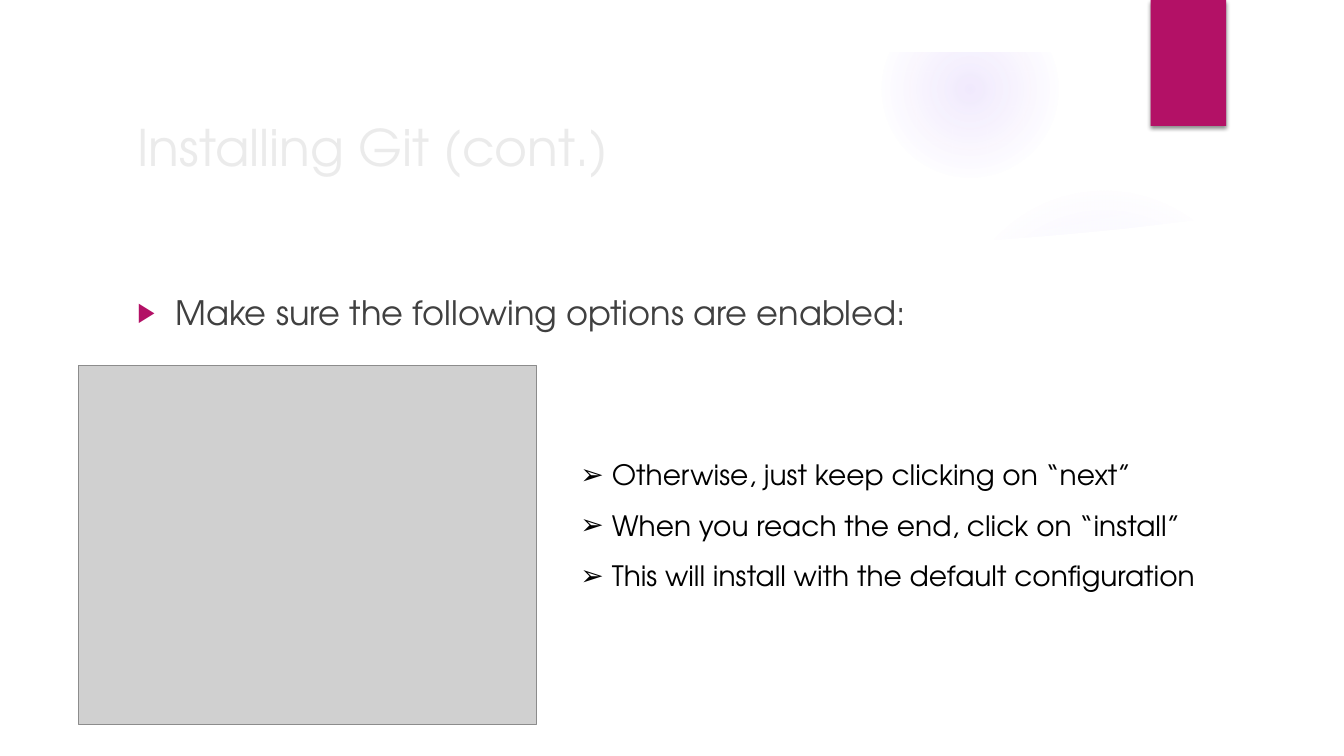
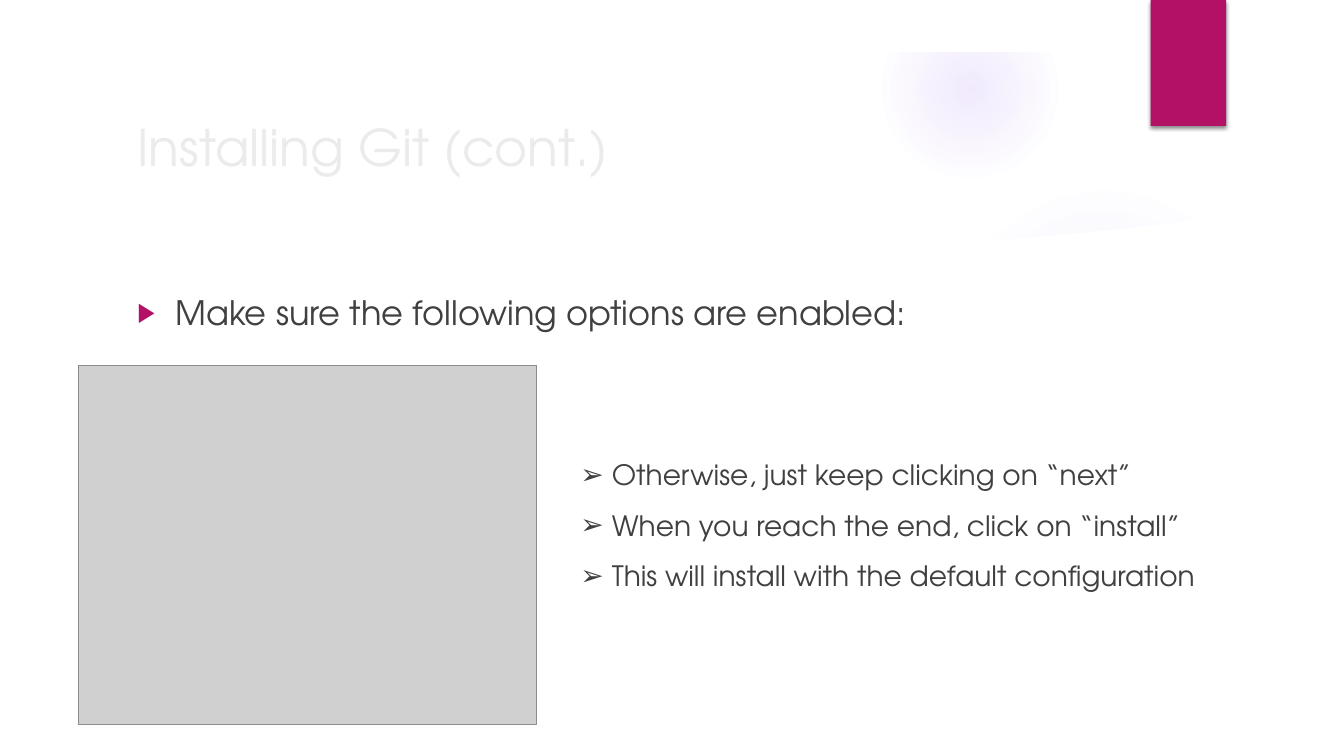
Before and after one commit to jmartineau1993/Intro-to-Python, a slide deck: slide 12 of PPTs/Week1.pptx (slide 11 before the commit). Drawn at 1344x756 pixels with LibreOffice and Linux fonts; fonts in the diff are those of the drawing; grey boxes stand for pictures; background and template pictures are left out. Boxes give left, top, right and bottom in pixels: in the first picture for what was removed or moved away, otherwise in the second. Text is boxed around its words. In the diff, an @@ line names an element or a change of style, - is before the commit and + after.

```diff
--- a/PPTs/Week1.pptx
+++ b/PPTs/Week1.pptx
@@ text "Otherwise, just keep clicking on ..." at [612, 464, 1194, 592]: text colour #000000 to #404040 @@
```
Also in this commit, not shown: 7 other slides changed, 1 slide added, 2 other files.
